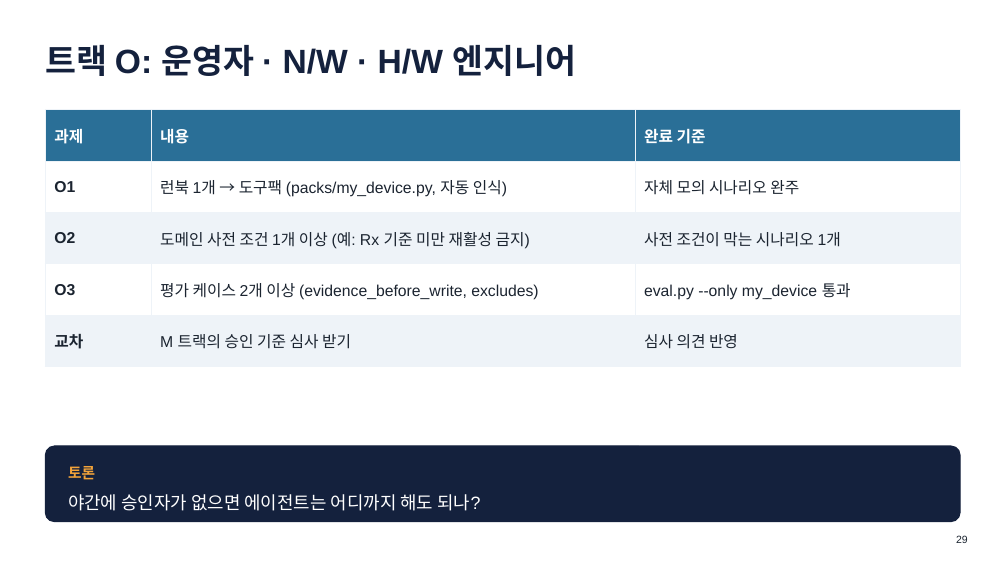
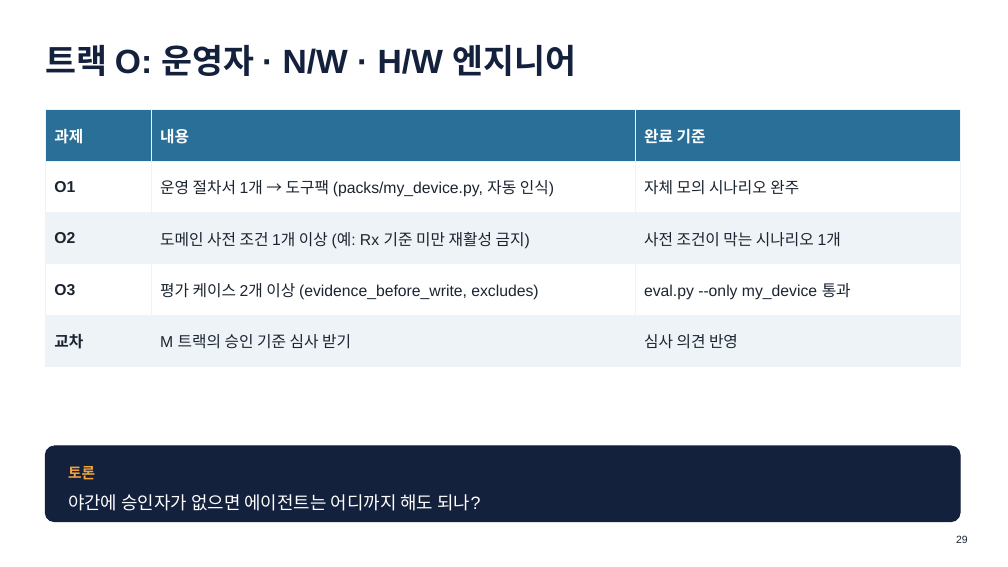
Before and after one commit to khaniyapark-ops/AI-Study, a slide deck: slide 29 of advanced/심화교육_Agentic.pptx. Drawn at 1008x567 pixels with LibreOffice and Linux fonts; fonts in the diff are those of the drawing. Boxes give left, top, right and bottom in pixels: in the first picture for what was removed or moved away, otherwise in the second. Text is boxed around its words. In the diff, an @@ line names an element or a change of style, - is before the commit and + after.

```diff
--- a/advanced/심화교육_Agentic.pptx
+++ b/advanced/심화교육_Agentic.pptx
@@ table at (45, 110, 960, 353) @@
-row 2, column 2: 런북 1개 → 도구팩 (packs/my_device.py, 자동 인식)
+row 2, column 2: 운영 절차서 1개 → 도구팩 (packs/my_device.py, 자동 인식)
```
Also in this commit, not shown: 16 other slides changed, 33 other files.
